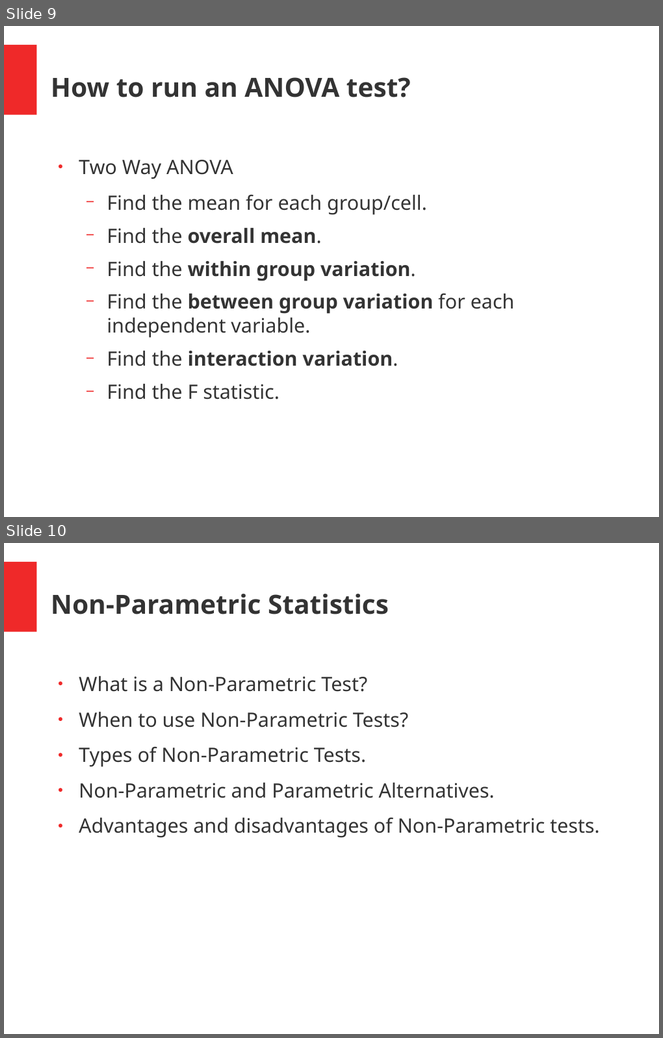
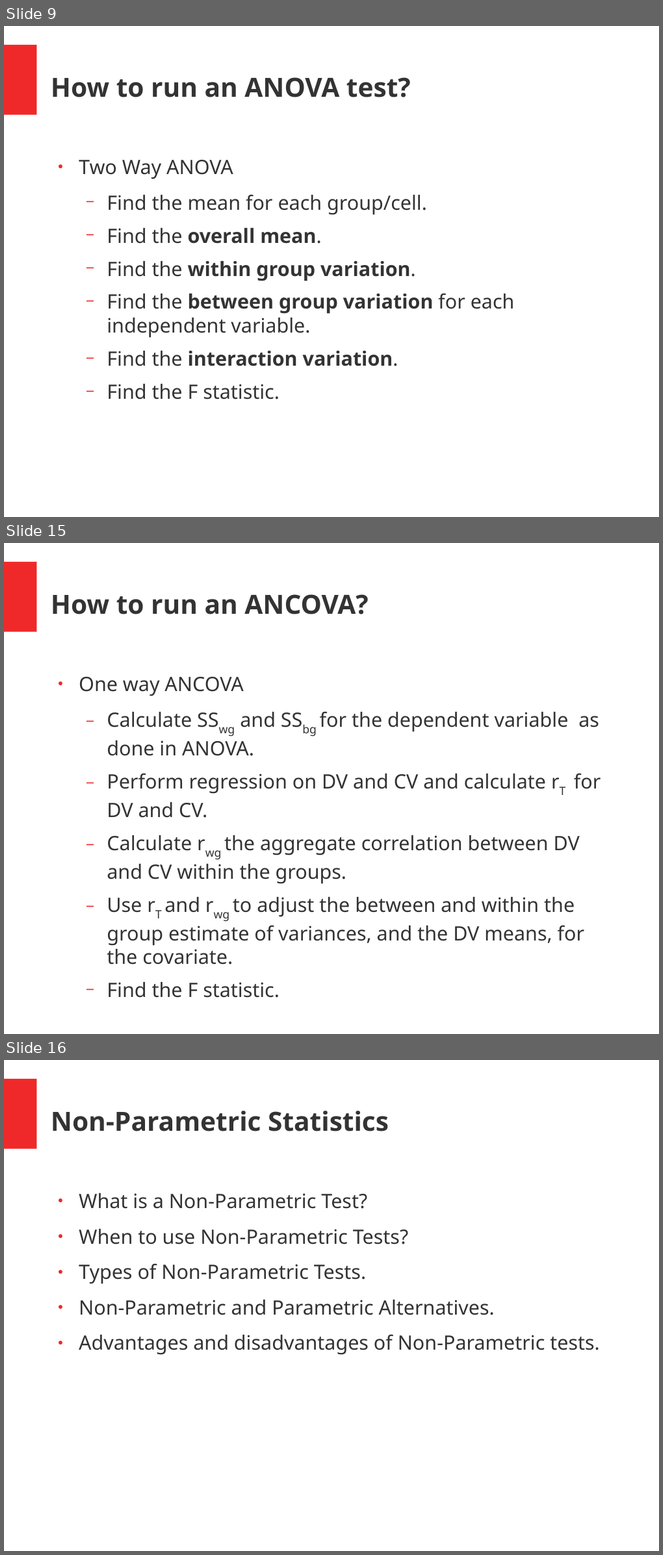
Before and after one commit to manrajoc/LSA-and-SAT, a slide deck: Presentation 1.odp. Shown one above the other, each under a label of ours: slides 9 and 10 before the commit, slides 9, 15 and 16 after it; the slides between them are not shown. The pictures are 663x1038 and 663x1555 pixels, drawn with LibreOffice and Linux fonts; fonts in the diff are those of the drawing. Boxes give left, top, right and bottom in pixels: in the first picture for what was removed or moved away, otherwise in the second. Text is boxed around its words. In the diff, an @@ line names an element or a change of style, - is before the commit and + after.

Commit message:
ancova

```diff
--- a/Presentation 1.odp
+++ b/Presentation 1.odp
@@ slide 15 added at box(4, 543, 659, 1034), background #FFFFFF; not listed: 1 template element that a slide beside it also shows @@
@@ title added at box(51, 594, 368, 615), 32 pt, text #333333, bold @@
+How to run an ANCOVA?
@@ text added at box(79, 677, 601, 998), 24 pt, text #333333 @@
+● One way ANCOVA
+  − Calculate SSwg and SSbg for the dependent variable as done in ANOVA.
+  − Perform regression on DV and CV and calculate rT for DV and CV.
+  − Calculate rwg the aggregate correlation between DV and CV within the groups.
+  − Use rT and rwg to adjust the between and within the group estimate of variances, and the DV means, for the covariate.
+  − Find the F statistic.
@@ what was slide 10 is now slide 16 @@
```
Also in this commit, not shown: 7 slides changed, 5 other slides added.
